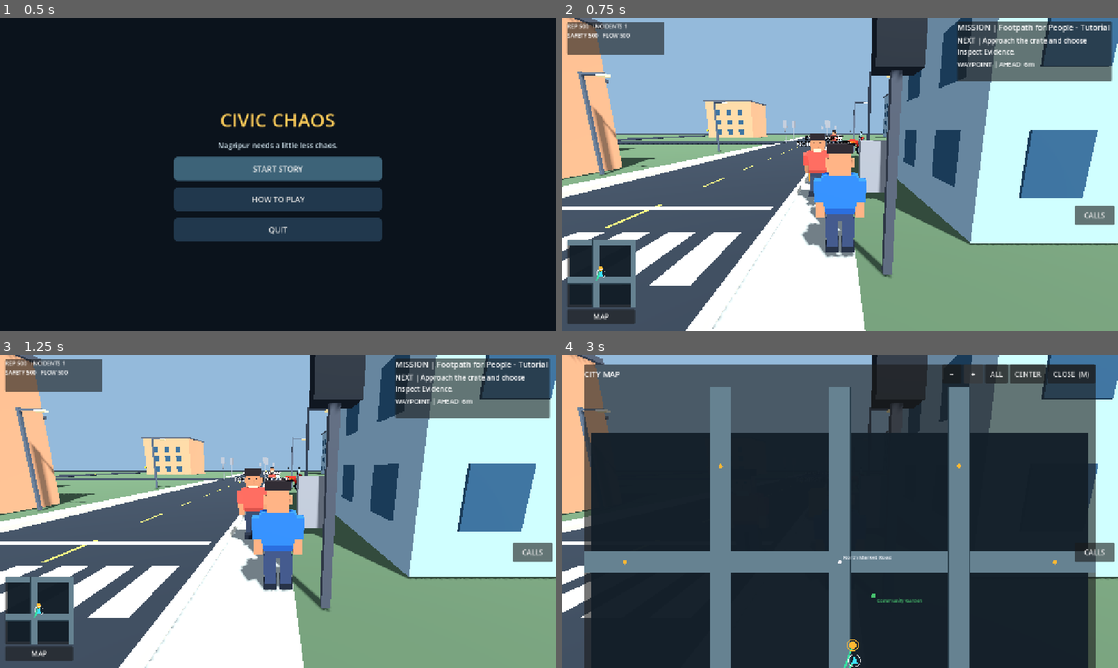
Above: before the commit, frames 1-4 (two rows, left to right).
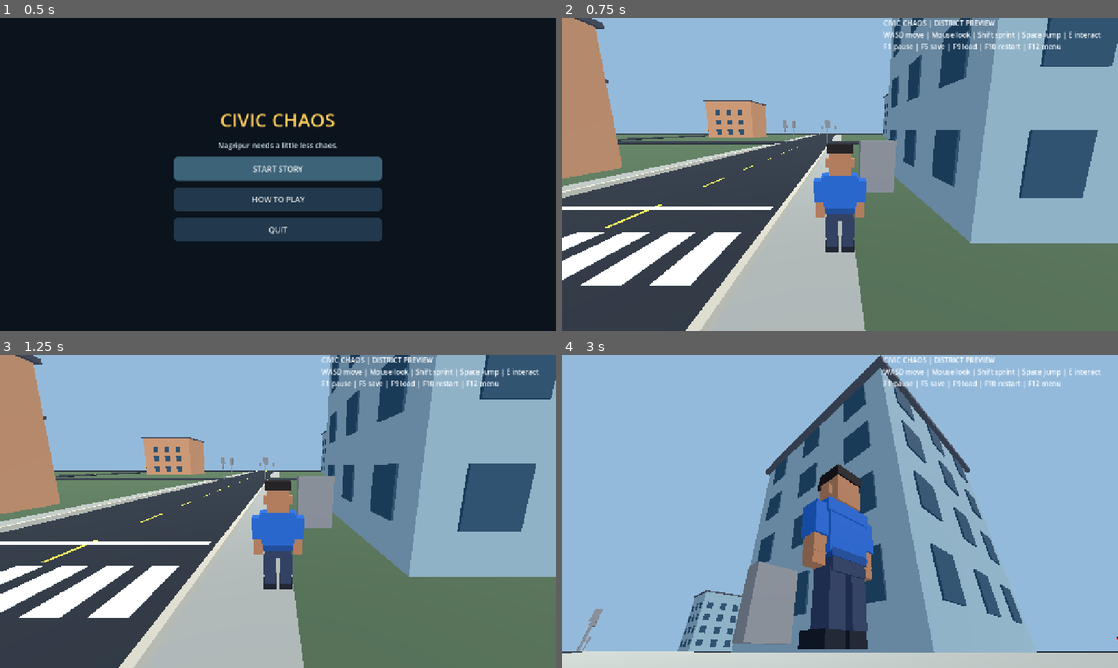
Above: after the commit, the same moments.

Repository: gauravprajapat-23/civic-chaos
Game: Godot game, scene res://scenes/core/menu.tscn
The game is run twice, just before and just after one commit, with the same random seed, the same clock (stepped at 60 frames per second) and the same inputs.
Inputs (mouse positions are in pixels of both pictures, inside the frame that each line leads up to):
- Up to frame 1 (0.5 s): no input
- Up to frame 2 (0.75 s): click "START STORY" at 0.5 s
- Up to frame 3 (1.25 s): no input
- Up to frame 4 (3 s): click (600, 652) at 1.25 s, where only the run before the commit has a clickable "MAP"; click (951, 373) at 2 s, where only the run before the commit has a clickable "−"; click (973, 373) at 2.75 s, where only the run before the commit has a clickable "+"

Frame 1 is identical in both runs. In frame 2, 73% of the frame differs, in the area x 0-100%, y 0-100%; in frame 3, 73%; in frame 4, 96%.
Error after the commit: Parse Error: Could not preload resource script "res://scripts/civic/call_service_response.gd". (res://scripts/core/main.gd:30)

Commit message:
GAME-002: bind responder movement to directed lane progress and Traffic adapter

Diff:
--- a/scripts/civic/call_service_response.gd
+++ b/scripts/civic/call_service_response.gd
@@ -15,6 +15,10 @@
 var _route_lane_indices: PackedInt32Array = PackedInt32Array()
 var _route_progress_m: PackedFloat32Array = PackedFloat32Array()
 var _terminal_status: String = ""
+var _traffic_adapter: RefCounted
+var _road_graph: CivicRoadGraph
+var _lane_ids: PackedInt32Array = PackedInt32Array()
+var _leg_lanes: PackedInt32Array = PackedInt32Array()
 
 const LaneRoutes = preload("res://scripts/civic/responder_lane_route.gd")
 const TrafficPermission = preload("res://scripts/traffic/responder_step_permission.gd")
@@ -119,6 +123,8 @@
     var points := PackedVector3Array()
     var spawn := Vector3.ZERO
     var selected_stop := Vector3.ZERO
+    var selected_lanes := PackedInt32Array()
+    var selected_legs := PackedInt32Array()
     var selected_plan: Dictionary = {}
     var stops: Array[Vector3] = roadside_candidates(graph, at)
     for roadside in stops:
@@ -142,8 +148,11 @@
             break
         if points.size() >= 2:
             break
-    if points.size() < 2:
-        return false
+    if points.size() < 2 or selected_lanes.is_empty() or selected_legs.size() != points.size() - 1:
+        return false
+    _road_graph = graph
+    _lane_ids = selected_lanes
+    _leg_lanes = selected_legs
     call_id = incident_id
     service_label = service_for(kind)
     target = at
@@ -153,7 +162,7 @@
     _route_lane_indices = selected_plan["lane_indices"]
     _route_progress_m = selected_plan["lane_progress_m"]
     route_index = 1
-    position = spawn
+    position = points[0]
     _build_visual()
     active = true
     _set_status("EN ROUTE")
@@ -252,6 +261,40 @@
     _traffic_gate_configured = true
     traffic_step_permission = permission
 
+## Main configures one Traffic-owned adapter per responder and keeps a strong
+## reference here until retirement. An unavailable configured adapter denies steps.
+func configure_traffic_adapter(adapter: RefCounted) -> bool:
+    _traffic_adapter = adapter
+    set_traffic_step_permission(Callable())
+    if adapter == null or not adapter.has_method("set_route_context") or not adapter.has_method("allows_step"):
+        return false
+    set_traffic_step_permission(Callable(adapter, "allows_step"))
+    return true
+
+func lane_route_state() -> Dictionary:
+    return {"lane_ids": _lane_ids.duplicate(), "leg_lanes": _leg_lanes.duplicate(),
+        "leg_index": route_index - 1}
+
+func _permission_context_ready() -> bool:
+    if not _traffic_gate_configured:
+        return true
+    if _traffic_adapter == null or not traffic_step_permission.is_valid():
+        return false
+    if _road_graph == null or route_index < 1 or route_index > _leg_lanes.size():
+        return false
+    var leg: int = route_index - 1
+    var lane_index: int = _leg_lanes[leg]
+    if lane_index < 0 or lane_index >= _lane_ids.size():
+        return false
+    var lane: CivicLaneData = _road_graph.get_lane(_lane_ids[lane_index])
+    if lane == null:
+        return false
+    var location: Dictionary = LaneRoutes._project(lane, position)
+    if float(location["lateral_m"]) > 2.5:
+        return false
+    return bool(_traffic_adapter.call("set_route_context",
+        _lane_ids, lane_index, float(location["distance_m"])))
+
 func lifecycle_state() -> Dictionary:
     return {"call_id": call_id, "active": active, "arrived": arrived,
         "status": response_status, "terminal_status": _terminal_status,
@@ -259,7 +302,8 @@
         "route_index": route_index, "route_size": route.size(),
         "lane_route_size": _lane_ids.size(),
         "traffic_gate_configured": _traffic_gate_configured,
-        "traffic_gate_available": traffic_step_permission.is_valid()}
+        "traffic_gate_available": traffic_step_permission.is_valid(),
+        "lane_count": _lane_ids.size(), "current_leg": route_index - 1}
 
 func _finish_on_scene() -> void:
     arrived = true
@@ -336,6 +380,10 @@
     if not active:
         return
     active = false
+    if _traffic_adapter != null and _traffic_adapter.has_method("clear_context"):
+        _traffic_adapter.call("clear_context")
+    traffic_step_permission = Callable()
+    _traffic_adapter = null
     _terminal_status = response_status
     lifecycle_finished.emit(call_id, _terminal_status)
     if _traffic_adapter != null:
